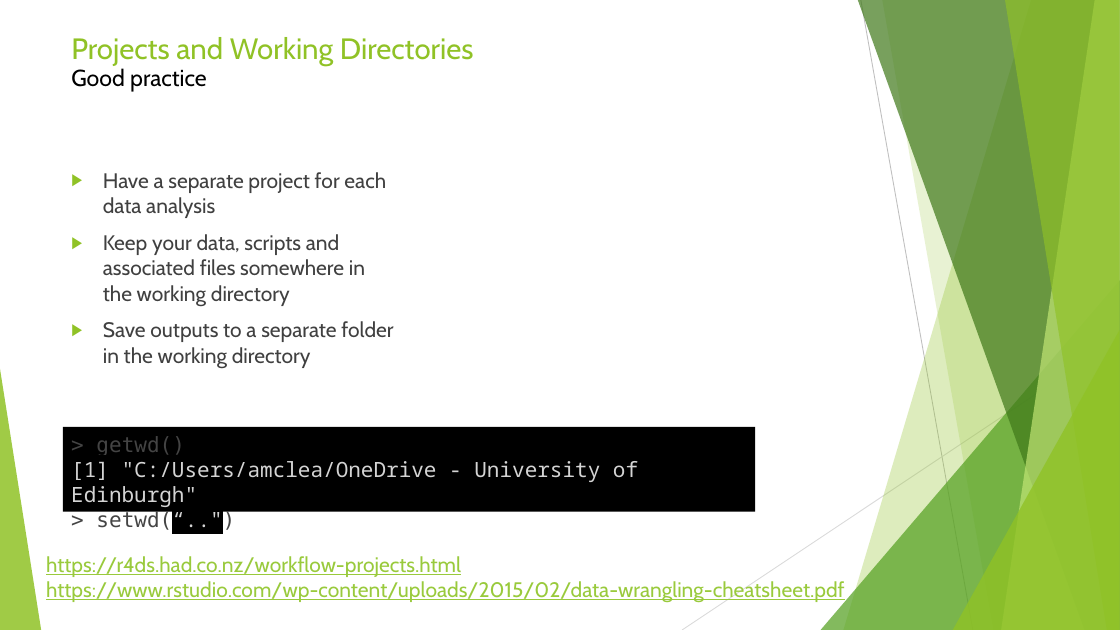
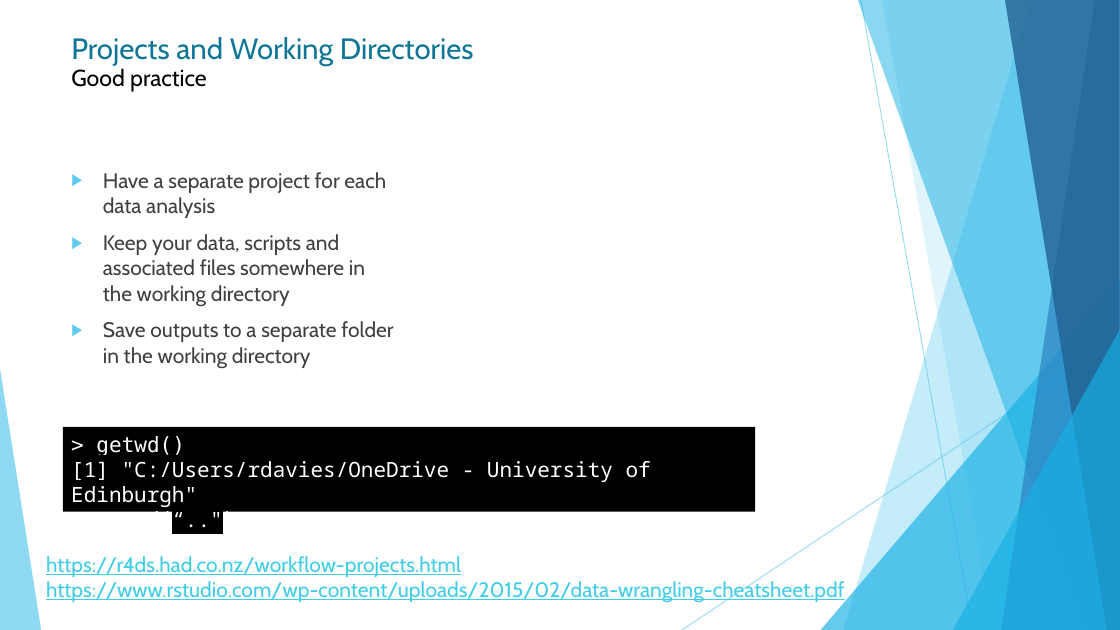
Before and after one commit to DCS-training/IntroToRAndRStudio, a slide deck: slide 9 of 2024/Introduction to R and RStudio.pptx. Drawn at 1120x630 pixels with LibreOffice and Linux fonts; fonts in the diff are those of the drawing. Boxes give left, top, right and bottom in pixels: in the first picture for what was removed or moved away, otherwise in the second. Text is boxed around its words. In the diff, an @@ line names an element or a change of style, - is before the commit and + after.

```diff
--- a/2024/Introduction to R and RStudio.pptx
+++ b/2024/Introduction to R and RStudio.pptx
@@ freeform shape at (844,0,1120,630): fill #90C226 at 30% opacity to #5FCBEF at 36% opacity @@
@@ freeform shape at (858,0,1120,630): fill #3F7819 at 70% opacity to #17B0E4 at 50% opacity @@
@@ line (861, 0) - (973, 630): stroke #BFBFBF 0.75 pt to #5FCBEF 0.75 pt @@
@@ freeform shape at (882,0,1120,630): fill #90C226 at 20% opacity to #5FCBEF at 20% opacity @@
@@ freeform shape at (1002,0,1120,630): fill #C0E474 at 70% opacity to #2E83C3 at 70% opacity @@
@@ freeform shape at (1005,0,1120,630): fill #90C226 at 65% opacity to #226292 at 80% opacity @@
@@ title "Projects and Working Directories Good ..." at (71,37,474,92): text colour #90C226 to #0F7698 in "Projects and Working Directories" @@
@@ text "Have a separate project for ..." at (103,172,393,368): bullet colour #90C226 to #5FCBEF @@
@@ triangle at (821,280,1120,630): fill #54A021 at 72% opacity to #17B0E4 at 66% opacity @@
@@ line (1120, 339) - (682, 630): stroke #D9D9D9 0.75 pt to #5FCBEF 0.75 pt @@
@@ triangle at (953,330,1120,630): fill #90C226 at 80% opacity to #17B0E4 at 66% opacity @@
@@ triangle at (0,369,41,630): fill #90C226 at 85% opacity to #5FCBEF at 70% opacity @@
@@ text in rectangle at (96,436,184,455): text colour #444444 to #FFFFFF in "> getwd()", "> setwd(“..")"; text colour #D4D4D4 to #FFFFFF in "setwd(“..")" @@
@@ text in rectangle at (71,461,651,507): text changed; text colour #D4D4D4 to #FFFFFF @@
-[1] "C:/Users/amclea/OneDrive - University of Edinburgh"
+[1] "C:/Users/rdavies/OneDrive - University of Edinburgh"
@@ text "https://r4ds.had.co.nz/workflow-projects.html" at (46,556,845,603): text colour #99CA3C to #3FCDE7 @@
```
Also in this commit, not shown: 8 other slides changed, 1 slide added, 1 slide removed.
